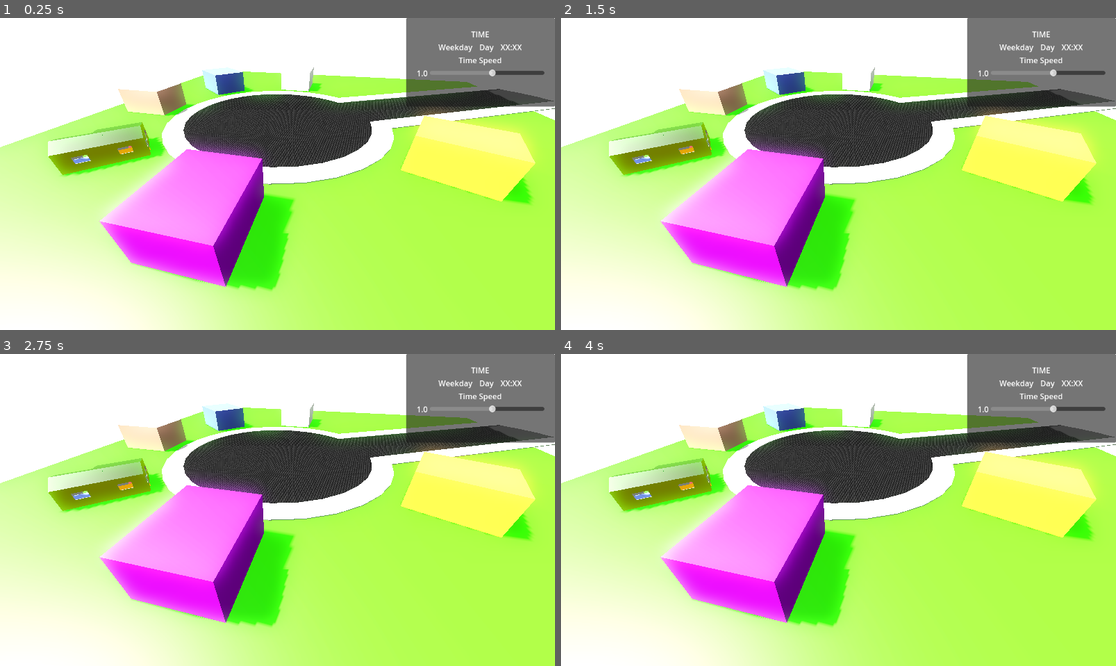
Above: before the commit, frames 1-4 (two rows, left to right).
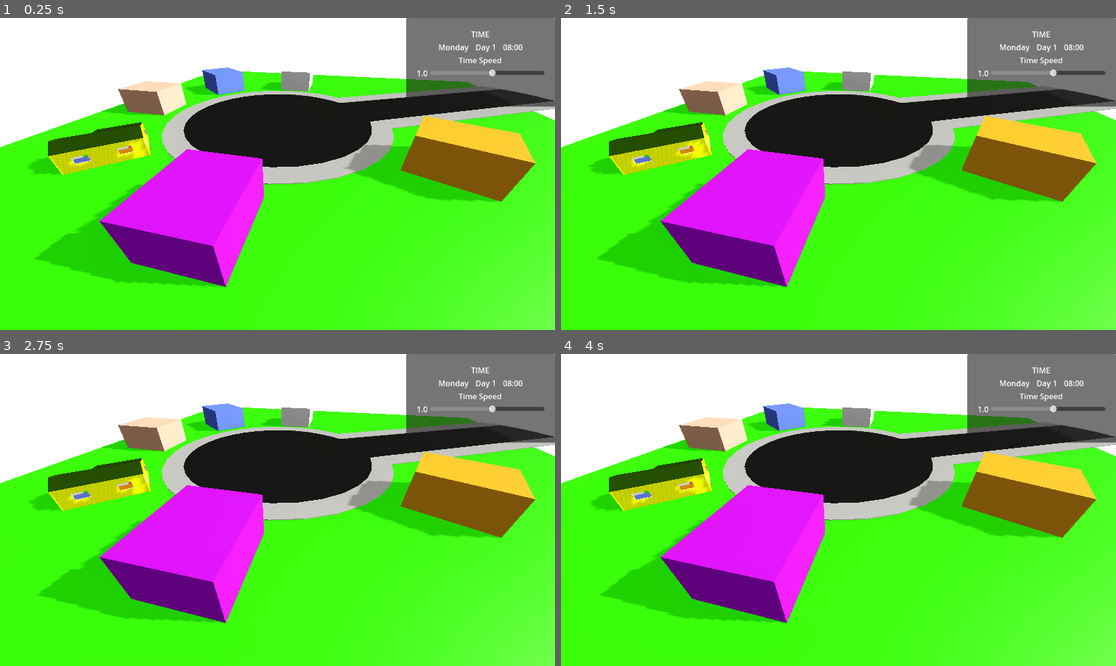
Above: after the commit, the same moments.

Repository: hamgoblin45/Fascism-Sim
Game: Godot game, scene res://main.tscn
The game is run twice, just before and just after one commit, with the same random seed, the same clock (stepped at 60 frames per second) and the same inputs. Before the commit the project has no main scene; this scene is started directly in both runs.
Inputs:
- Up to frame 1 (0.25 s): no input
- Up to frame 2 (1.5 s): tap Enter at 0.5 s
- Up to frame 3 (2.75 s): tap Space at 2 s
- Up to frame 4 (4 s): tap Enter at 2.75 s; tap Space at 3.5 s

The runs differ from the first frame. In frame 1, 72% of the frame differs, in the area x 0-100%, y 8-100%; in frame 2, 72%; in frame 3, 72%; in frame 4, 72%.
Error before the commit: Invalid access to property or key 'time' on a base object of type 'Node (GameState.gd)'. (res://Maps/DayNightCycle.gd:33)

Commit message:
Time displayed via UI

Diff:
--- a/fasc-sim-time/Maps/DayNightCycle.gd
+++ b/fasc-sim-time/Maps/DayNightCycle.gd
@@ -183,4 +183,4 @@
 		handle_sky()
 
 		handle_lights()
-		GameState.time_tracker()
+		#GameState.time_tracker()
--- a/fasc-sim-time/Maps/time_control_ui.gd
+++ b/fasc-sim-time/Maps/time_control_ui.gd
@@ -6,3 +6,37 @@
 @onready var time_label: Label = %TimeLabel
 @onready var speed_label: Label = %SpeedLabel
 @onready var speed_slider: HSlider = %SpeedSlider
+
+
+
+func _ready():
+	EventBus.main_scene_loaded.connect(_set_ui)
+	EventBus.day_changed.connect(_set_day)
+	EventBus.minute_changed.connect(_set_time)
+
+func _set_ui():
+	_set_day(GameState.day)
+	_set_time(GameState.hour, GameState.minute)
+
+
+func _set_day(day: int):
+	weekday_label.text = GameState.weekday
+	day_label.text = "Day %s" % day
+
+func _set_time(hour: int, minute: int):
+	# Format hours
+	var formatted_hour: String = ""
+	if hour < 10:
+		formatted_hour = "0%s" % str(hour)
+	else:
+		formatted_hour = str(hour)
+
+	# Format minutes
+	var formatted_min: String = ""
+	if minute < 10:
+		formatted_min = "0%s" % str(minute)
+	else:
+		formatted_min = str(minute)
+
+	var formatted_time = "%s:%s" % [formatted_hour,formatted_min]
+	time_label.text = formatted_time
--- a/fasc-sim-time/Scripts/EventBus.gd
+++ b/fasc-sim-time/Scripts/EventBus.gd
@@ -1,5 +1,11 @@
 extends Node
 
+signal main_scene_loaded
 
+signal change_day(new_day: int) # to initiate the change
+signal day_changed(new_day: int) # to acknowledge the change and initiate follow-up logic
 
-signal change_day(new_day: int)
+signal hour_changed(hour: int)
+signal minute_changed(hour: int, minute: int)
+
+signal set_paused(bool)
--- a/fasc-sim-time/Scripts/GameState.gd
+++ b/fasc-sim-time/Scripts/GameState.gd
@@ -1,11 +1,12 @@
 extends Node
 
-
+var weekday: String = "Monday"
 
 var day: int = 1
 var hour: int = 8
 var minute: int = 0
 
+var time: float = 8.0 # in hours
 var cycle_time: float = 0.33 # between 0.0 and 1.0
 
 var time_speed: float = 1.0
--- a/fasc-sim-time/main.gd
+++ b/fasc-sim-time/main.gd
@@ -1 +1,6 @@
 extends Node3D
+
+
+
+func _ready() -> void:
+	EventBus.main_scene_loaded.emit()
--- a/fasc-sim-time/project.godot
+++ b/fasc-sim-time/project.godot
@@ -12,6 +12,7 @@
 
 config/name="FascSim-Time"
 config/tags=PackedStringArray("fasc")
+run/main_scene="uid://e8o0kydvppr1"
 config/features=PackedStringArray("4.5", "Forward Plus")
 config/icon="res://icon.svg"
 
